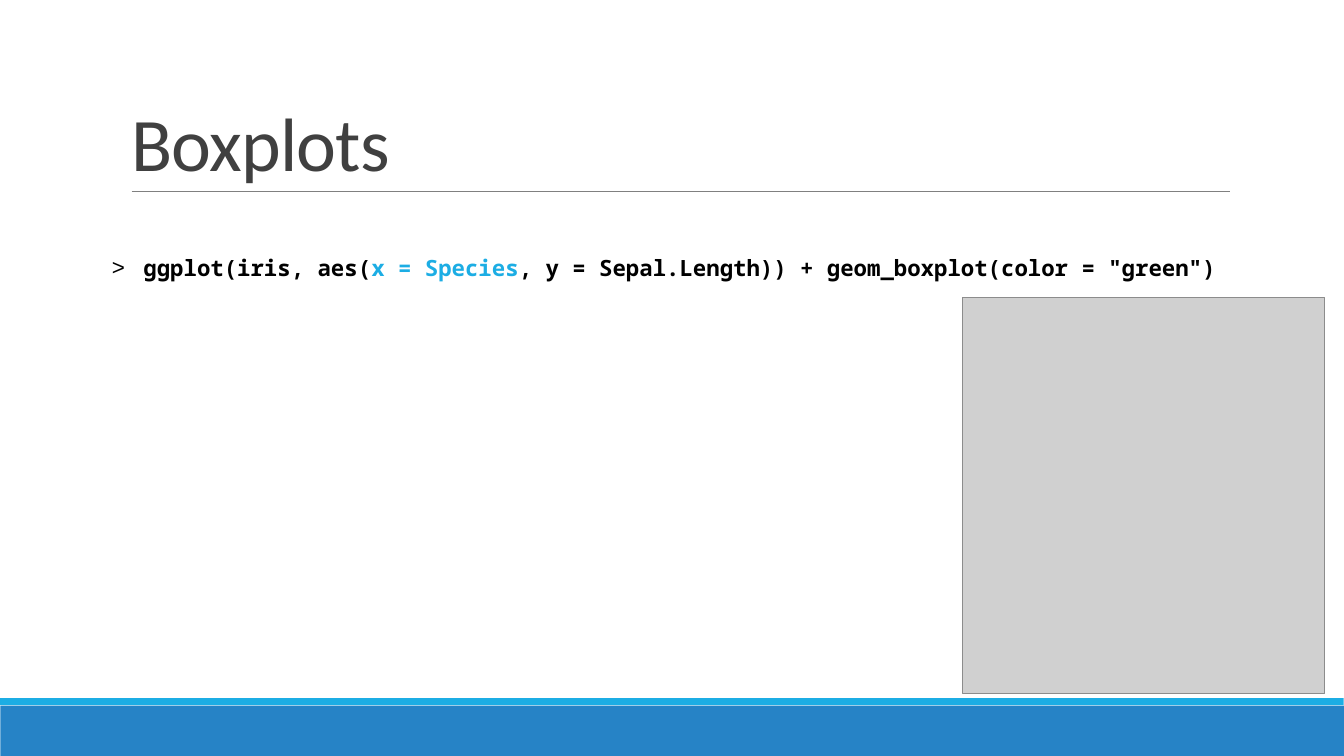
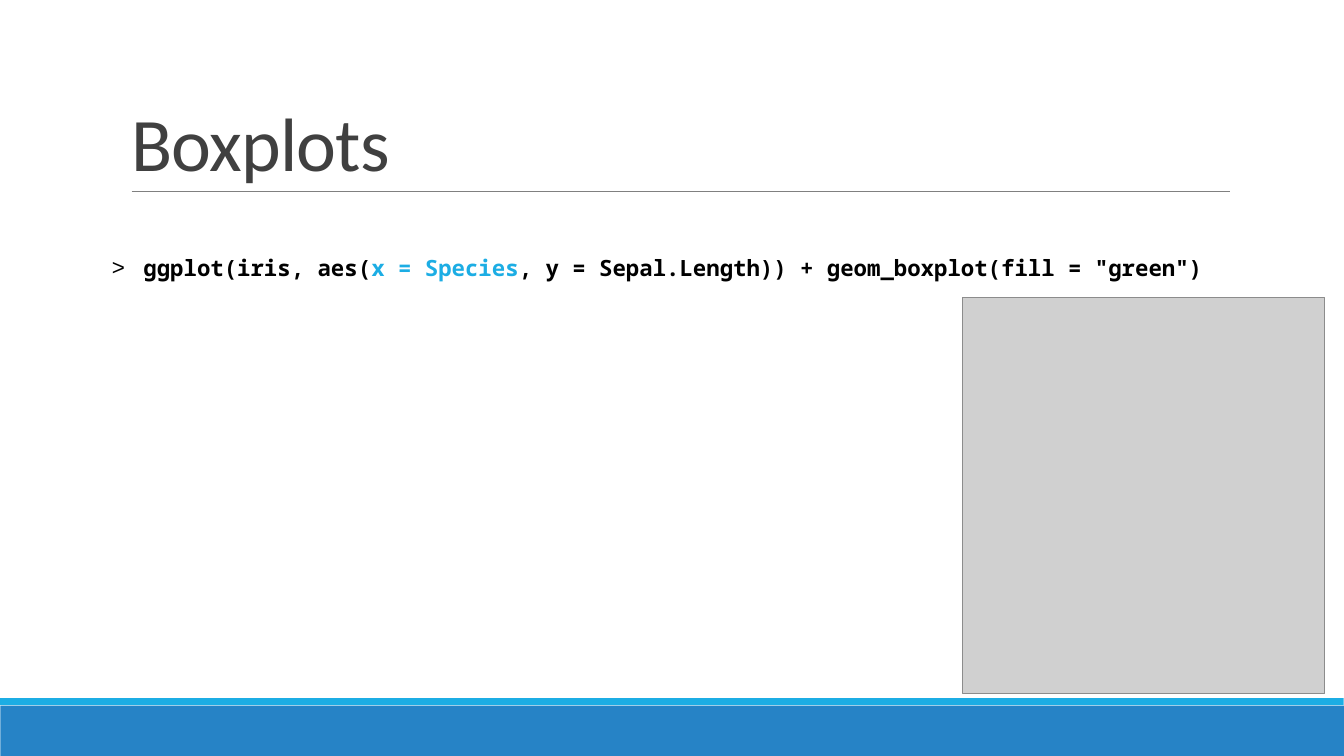
Before and after one commit to sjspielman/bio5312_fall2017, a slide deck: slide 27 of slides/day2_intro_to_tidyverse.pptx. Drawn at 1344x756 pixels with LibreOffice and Linux fonts; fonts in the diff are those of the drawing; grey boxes stand for pictures. Boxes give left, top, right and bottom in pixels: in the first picture for what was removed or moved away, otherwise in the second. Text is boxed around its words. In the diff, an @@ line names an element or a change of style, - is before the commit and + after.

Commit message:
day2 slide typos

```diff
--- a/slides/day2_intro_to_tidyverse.pptx
+++ b/slides/day2_intro_to_tidyverse.pptx
@@ text at [143,258,1202,282]: text changed @@
-> ggplot(iris, aes(x = Species, y = Sepal.Length)) + geom_boxplot(color = "green")
+> ggplot(iris, aes(x = Species, y = Sepal.Length)) + geom_boxplot(fill = "green")
```
Also in this commit, not shown: 2 other slides changed, 1 other file.
